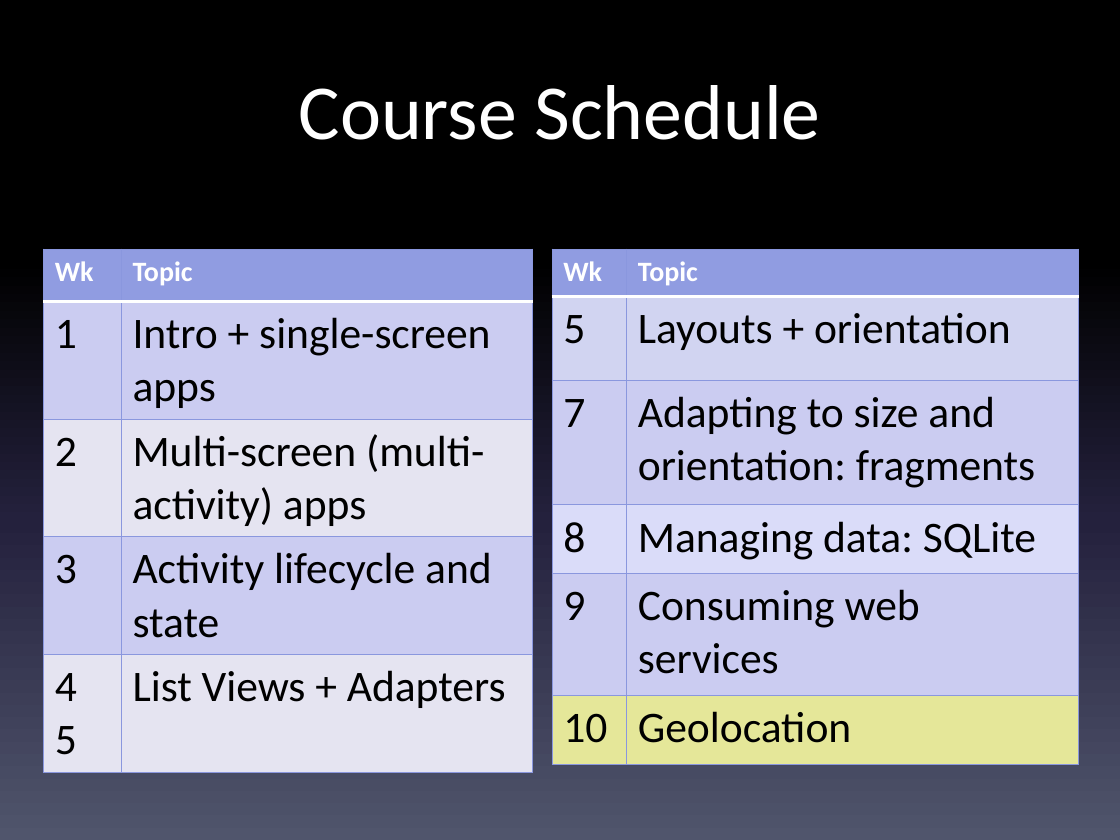
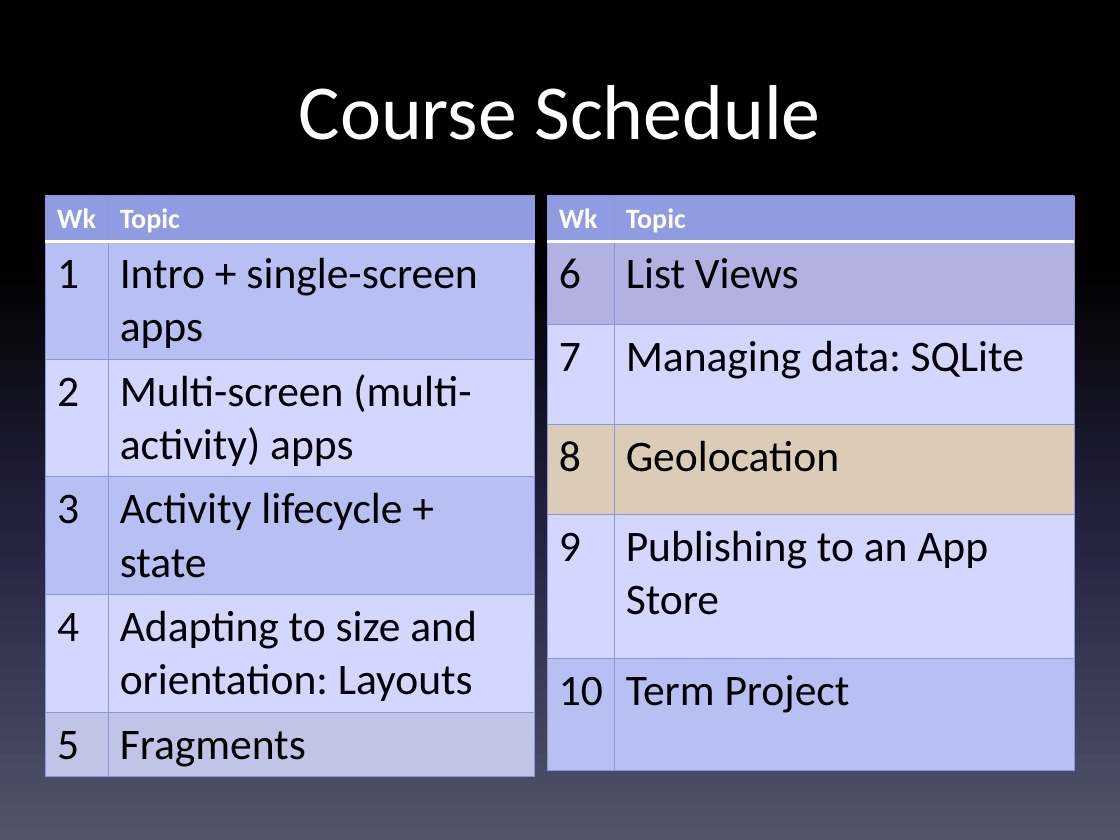
Before and after one commit to LCC-CIT/CS235AM-CourseMaterials, a slide deck: slide 2 of Slides/Wk9Day1-GeolocationOverview.pptx. Drawn at 1120x840 pixels with LibreOffice and Linux fonts; fonts in the diff are those of the drawing. Boxes give left, top, right and bottom in pixels: in the first picture for what was removed or moved away, otherwise in the second. Text is boxed around its words. In the diff, an @@ line names an element or a change of style, - is before the commit and + after.

```diff
--- a/Slides/Wk9Day1-GeolocationOverview.pptx
+++ b/Slides/Wk9Day1-GeolocationOverview.pptx
@@ table at [46,196,535,771] @@
-row 4: 3 | Activity lifecycle and state
-row 5: 4 / 5 | List Views + Adapters
+row 4: 3 | Activity lifecycle + state
+row 5: 4 | Adapting to size and orientation: Layouts
+row 6: 5 | Fragments
@@ table: place and size @@
-table at [44,249,532,764]
+table at [46,196,535,771]
@@ table at [548,196,1074,769] @@
-row 2, column 1: 5
+row 2, column 1: 6
-row 2, column 2: Layouts + orientation
+row 2, column 2: List Views
-row 3, column 2: Adapting to size and orientation: fragments
+row 3, column 2: Managing data: SQLite
-row 4, column 2: Managing data: SQLite
+row 4, column 2: Geolocation
-row 5, column 2: Consuming web services
+row 5, column 2: Publishing to an App Store
-row 6, column 2: Geolocation
+row 6, column 2: Term Project
@@ fill #CDCFDD at 40% opacity to #7E78B7 at 40% opacity in row 2 @@
@@ fill #BFBBDB at 40% opacity to none in 4 cells @@
@@ fill #E5E4F1 at 40% opacity to #E8BC4A at 40% opacity in row 4 @@
@@ fill #FFFF00 at 40% opacity to #909CE1 at 40% opacity in row 6 @@
@@ table: place and size @@
-table at [552,249,1079,764]
+table at [548,196,1074,769]
```
Also in this commit, not shown: 1 other slide changed, 16 other files.
